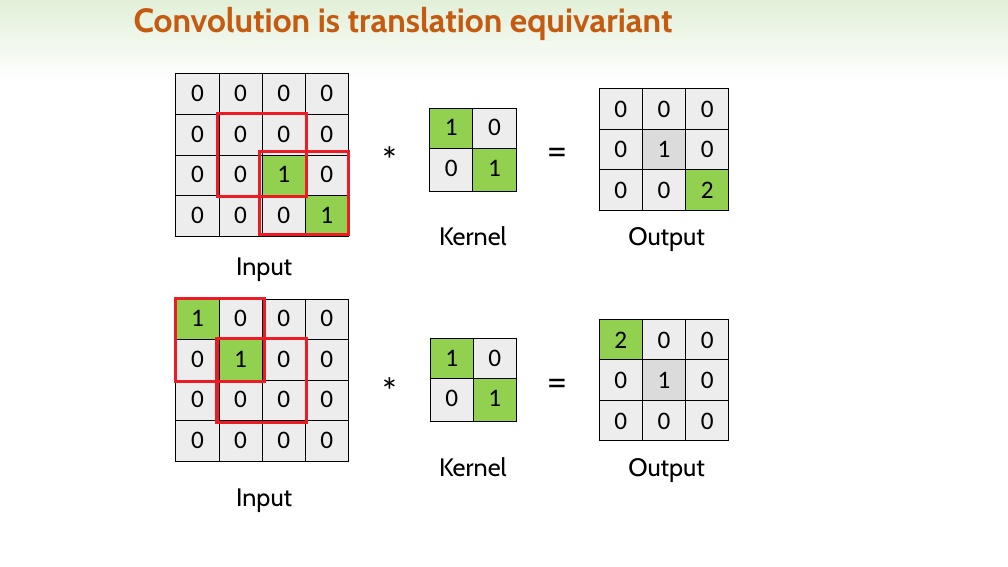
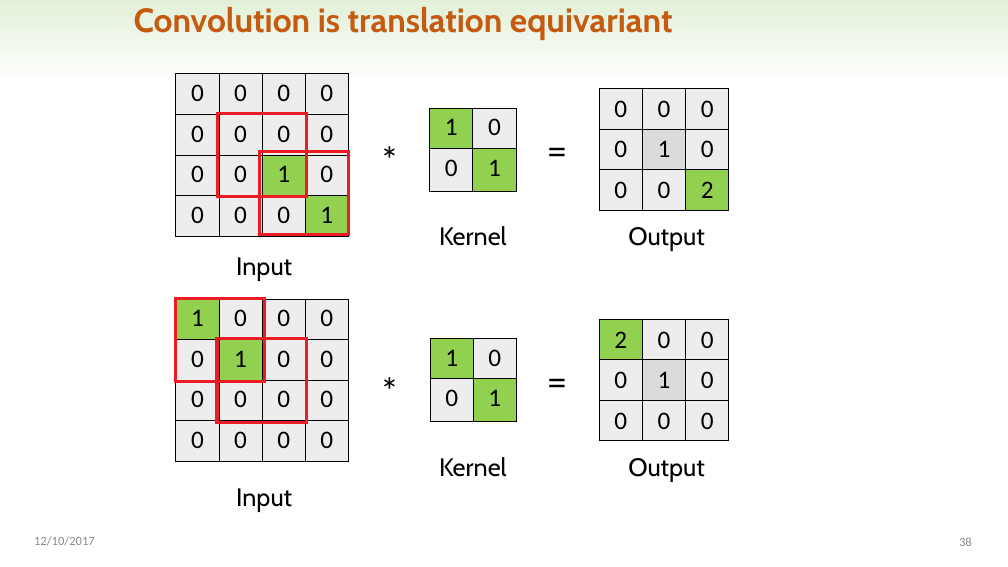
Before and after one commit to AnastasiiaNovikova/mml-minor-2017, a slide deck: slide 38 of lectures/lecture5.pptx. Drawn at 1008x567 pixels with LibreOffice and Linux fonts; fonts in the diff are those of the drawing. Boxes give left, top, right and bottom in pixels: in the first picture for what was removed or moved away, otherwise in the second. Text is boxed around its words. In the diff, an @@ line names an element or a change of style, - is before the commit and + after.

```diff
--- a/lectures/lecture5.pptx
+++ b/lectures/lecture5.pptx
@@ text added at (34,536,95,546), 12 pt, text #8C8C8C @@
+12/10/2017
@@ page number added at (959,537,972,546), 12 pt, text #8C8C8C @@
+38
```
Also in this commit, not shown: 64 other slides changed, 1 other file.
